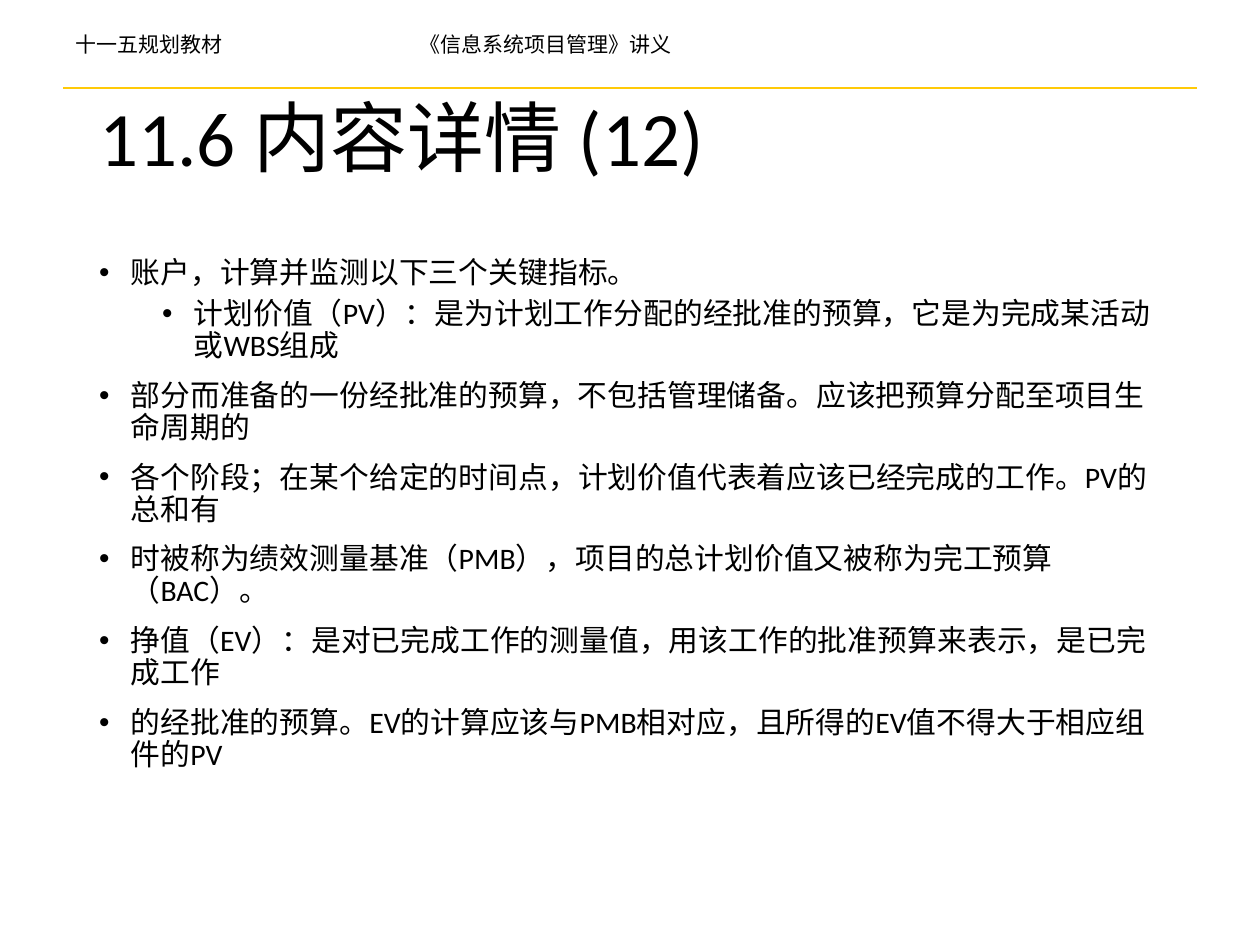
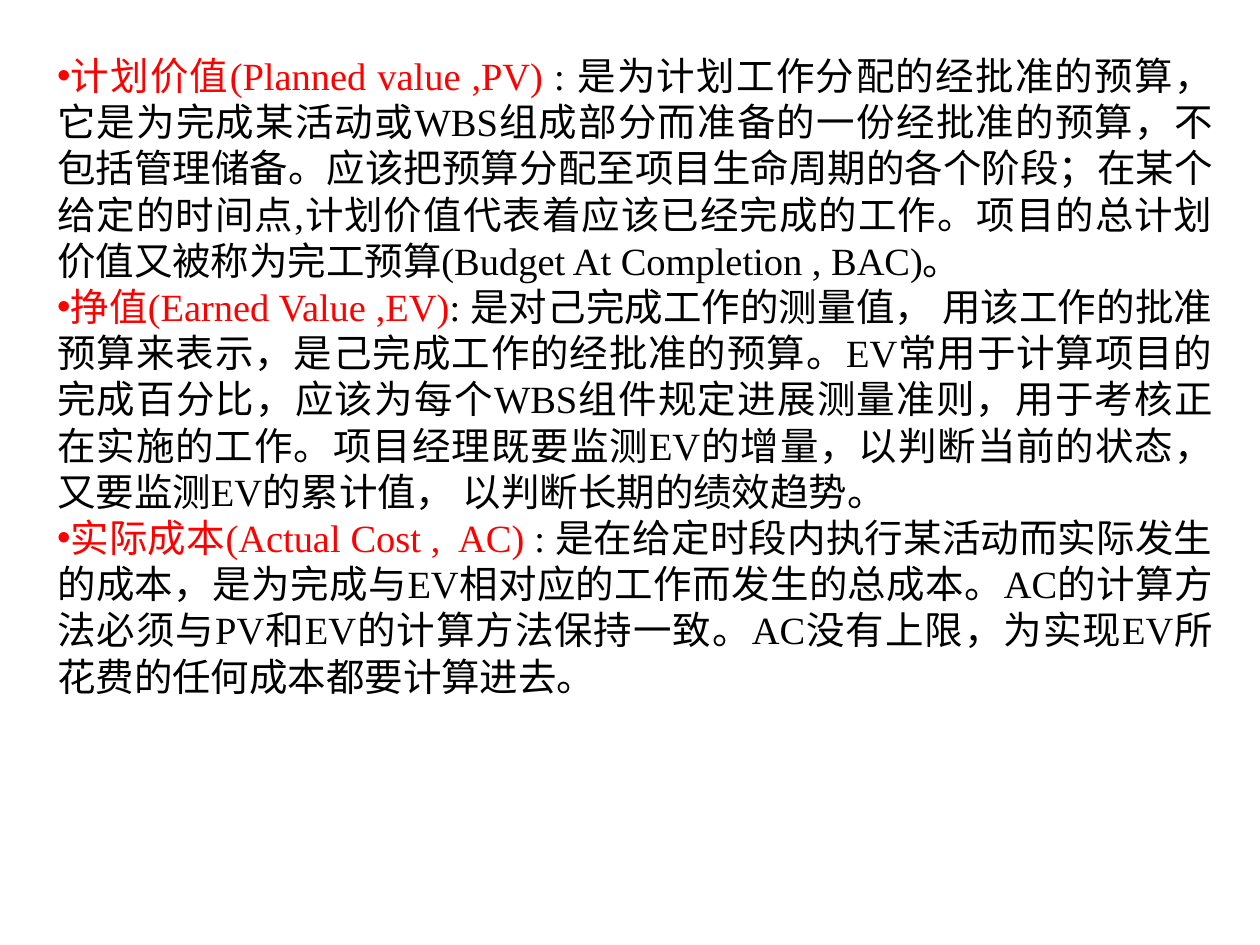
Before and after one commit to yanghui58/project_manager, a slide deck: slide 44 of 第5章 项目成本管理-yh.pptx (slide 58 before the commit). Drawn at 1260x945 pixels with LibreOffice and Linux fonts; fonts in the diff are those of the drawing; background and template pictures are left out. Boxes give left, top, right and bottom in pixels: in the first picture for what was removed or moved away, otherwise in the second. Text is boxed around its words. In the diff, an @@ line names an element or a change of style, - is before the commit and + after.

Commit message:
对项目成本管理进行了更新

```diff
--- a/第5章 项目成本管理-yh.pptx
+++ b/第5章 项目成本管理-yh.pptx
@@ text at box(57, 57, 1213, 694): text changed; size 17 to 22 pt; font Calibri to Times New Roman @@
-• 账户，计算并监测以下三个关键指标。
-  • 计划价值（PV）：是为计划工作分配的经批准的预算，它是为完成某活动或WBS组成
-• 部分而准备的一份经批准的预算，不包括管理储备。应该把预算分配至项目生命周期的
-• 各个阶段；在某个给定的时间点，计划价值代表着应该已经完成的工作。PV的总和有
-• 时被称为绩效测量基准（PMB），项目的总计划价值又被称为完工预算（BAC）。
-• 挣值（EV）：是对已完成工作的测量值，用该工作的批准预算来表示，是已完成工作
-• 的经批准的预算。EV的计算应该与PMB相对应，且所得的EV值不得大于相应组件的PV
+• 计划价值(Planned value ,PV) : 是为计划工作分配的经批准的预算，它是为完成某活动或WBS组成部分而准备的一份经批准的预算，不包括管理储备。应该把预算分配至项目生命周期的各个阶段；在某个给定的时间点,计划价值代表着应该已经完成的工作。项目的总计划价值又被称为完工预算(Budget At Completion , BAC)。
+• 挣值(Earned Value ,EV): 是对己完成工作的测量值， 用该工作的批准预算来表示，是己完成工作的经批准的预算。EV常用于计算项目的完成百分比，应该为每个WBS组件规定进展测量准则，用于考核正在实施的工作。项目经理既要监测EV的增量，以判断当前的状态， 又要监测EV的累计值， 以判断长期的绩效趋势。
+• 实际成本(Actual Cost , AC) : 是在给定时段内执行某活动而实际发生的成本，是为完成与EV相对应的工作而发生的总成本。AC的计算方法必须与PV和EV的计算方法保持一致。AC没有上限，为实现EV所花费的任何成本都要计算进去。
@@ text removed at box(75, 34, 672, 54) @@
-十一五规划教材 《信息系统项目管理》讲义
@@ line removed from (63, 88) to (1197, 88) @@
@@ title removed at box(99, 88, 704, 177) @@
-11.6 内容详情 (12)
```
Also in this commit, not shown: 40 other slides changed, 11 slides added, 59 slides removed.
